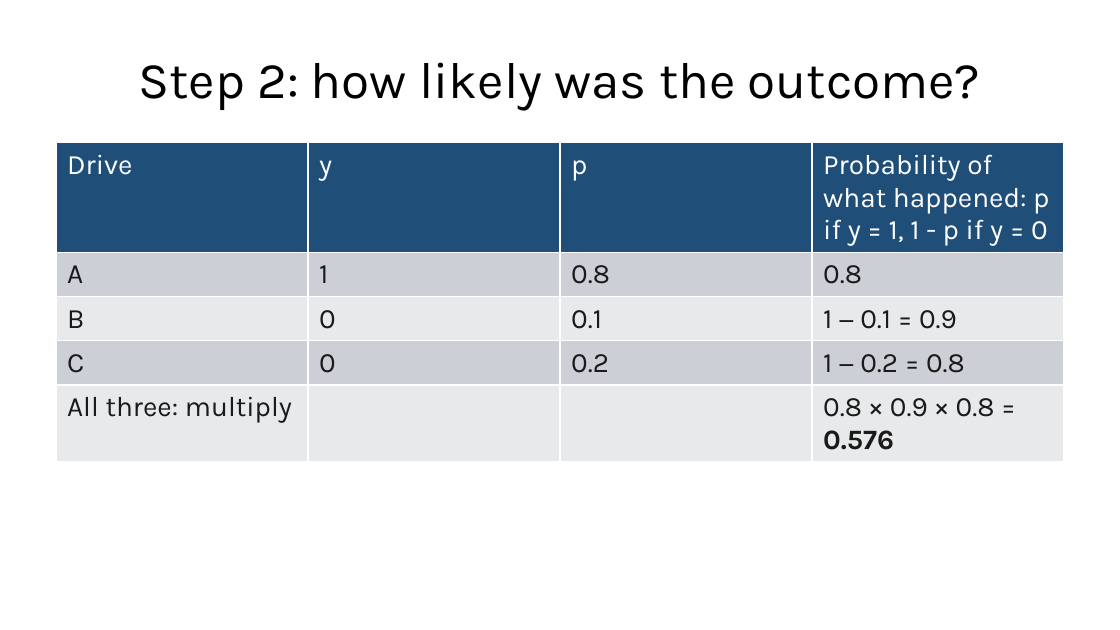
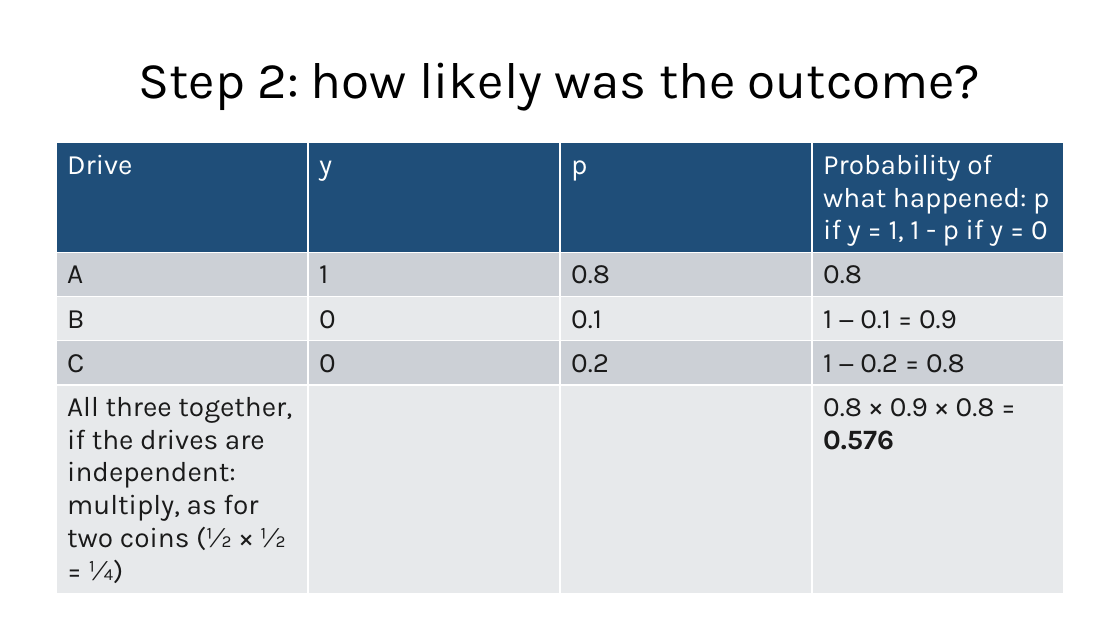
Before and after one commit to fabioantonini/technologies-for-artificial-intelligence, a slide deck: slide 18 of Lessons/04_classification_and_metrics/Slides/classification_and_metrics_slides.pptx. Drawn at 1120x630 pixels with LibreOffice and Linux fonts; fonts in the diff are those of the drawing; background and template pictures are left out. Boxes give left, top, right and bottom in pixels: in the first picture for what was removed or moved away, otherwise in the second. Text is boxed around its words. In the diff, an @@ line names an element or a change of style, - is before the commit and + after.

```diff
--- a/Lessons/04_classification_and_metrics/Slides/classification_and_metrics_slides.pptx
+++ b/Lessons/04_classification_and_metrics/Slides/classification_and_metrics_slides.pptx
@@ table at [56, 143, 1064, 587] @@
-row 5, column 1: All three: multiply
+row 5, column 1: All three together, if the drives are independent: multiply, as for two coins (½ × ½ = ¼)
```
Also in this commit, not shown: 4 other files.
